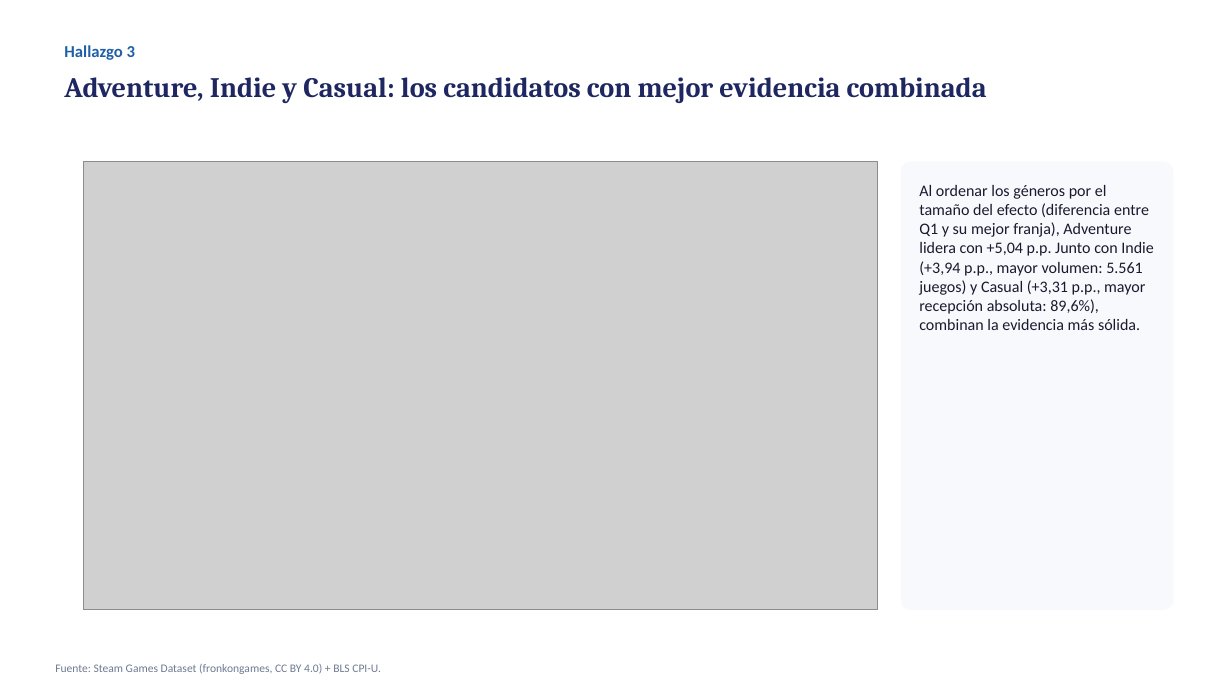
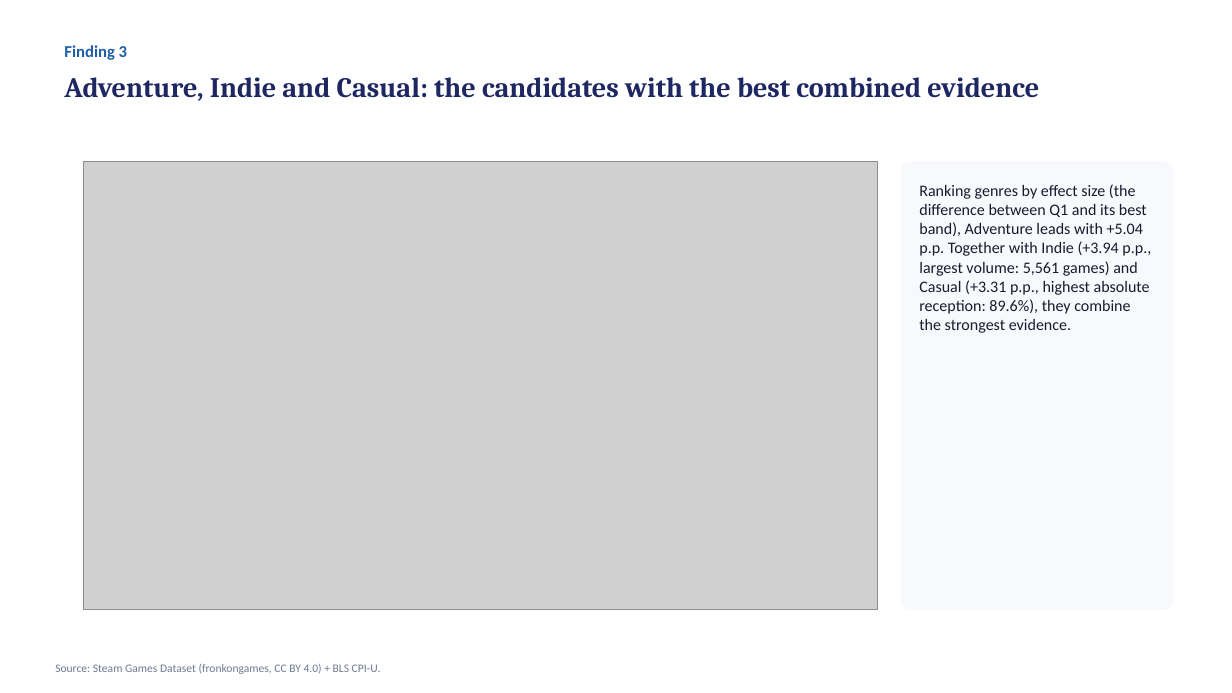
Before and after one commit to BobbyTarantino099/steam-price-reception, a slide deck: slide 6 of entregables/presentacion_fase5.pptx. Drawn at 1232x693 pixels with LibreOffice and Linux fonts; fonts in the diff are those of the drawing; grey boxes stand for pictures. Boxes give left, top, right and bottom in pixels: in the first picture for what was removed or moved away, otherwise in the second. Text is boxed around its words. In the diff, an @@ line names an element or a change of style, - is before the commit and + after.

```diff
--- a/entregables/presentacion_fase5.pptx
+++ b/entregables/presentacion_fase5.pptx
@@ text at bbox=[64, 45, 127, 60]: text changed @@
-Hallazgo 3
+Finding 3
@@ text at bbox=[64, 77, 1039, 101]: text changed @@
-Adventure, Indie y Casual: los candidatos con mejor evidencia combinada
+Adventure, Indie and Casual: the candidates with the best combined evidence
@@ text at bbox=[919, 184, 1151, 333]: text changed @@
-Al ordenar los géneros por el tamaño del efecto (diferencia entre Q1 y su mejor franja), Adventure lidera con +5,04 p.p. Junto con Indie (+3,94 p.p., mayor volumen: 5.561 juegos) y Casual (+3,31 p.p., mayor recepción absoluta: 89,6%), combinan la evidencia más sólida.
+Ranking genres by effect size (the difference between Q1 and its best band), Adventure leads with +5.04 p.p. Together with Indie (+3.94 p.p., largest volume: 5,561 games) and Casual (+3.31 p.p., highest absolute reception: 89.6%), they combine the strongest evidence.
@@ text at bbox=[55, 664, 381, 674]: text changed @@
-Fuente: Steam Games Dataset (fronkongames, CC BY 4.0) + BLS CPI-U.
+Source: Steam Games Dataset (fronkongames, CC BY 4.0) + BLS CPI-U.
```
Also in this commit, not shown: 8 other slides changed, 4 slides added, 4 slides removed, 15 other files.
